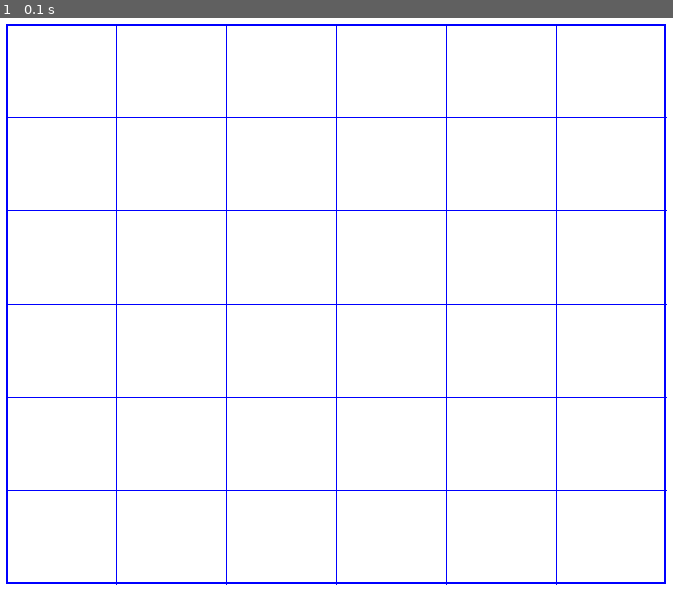
Above: before the commit, frame 1.
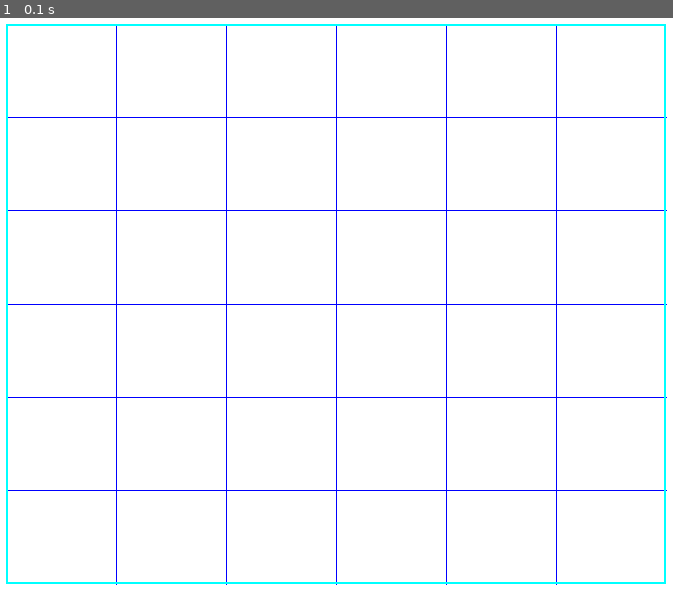
Above: after the commit, the same moment.

Repository: oekeur/MinProg_Heuristieken
Game: pygame game, started from pygame_visualize_draft.py
The game is run twice, just before and just after one commit, with the same random seed, the same clock (stepped at 60 frames per second) and the same inputs.
Inputs:
- Up to frame 1 (0.1 s): no input

The runs differ from the first frame. In frame 1, 1.3% of the frame differs, in the area x 0-99%, y 1-99%.

Commit message:
update pygame

Diff:
--- a/pygame_visualize_draft.py
+++ b/pygame_visualize_draft.py
@@ -12,14 +12,20 @@
 pygame.display.set_caption("Rushhour, board 1")
 screen.fill(background_colour)
 
+# board frameword
+pygame.draw.rect(screen, (0, 0, 255), (20, 20, (width - 40), (height - 40)), 2)
 
-pygame.draw.rect(screen, (0, 0, 255), (20, 20, (width - 40), (height - 40)), 2)
+# board lines
 board_length = 6
 for i in range (1, board_length):
     xposition = ((width-40)/(board_length)) * i
     yposition = ((height-40)/(board_length)) * i
     pygame.draw.line(screen, (0, 0, 255), (20 + xposition, 20), (20 + xposition, height -20))
     pygame.draw.line(screen, (0, 0, 255), (20, 20 + yposition), (width - 20, 20 + yposition))
+
+# 1 car
+pygame.draw.rect(screen, (0, 255, 255), (20, 20, (width - 40), (height - 40)), 2)
+
 pygame.display.flip()
 
 running = True
